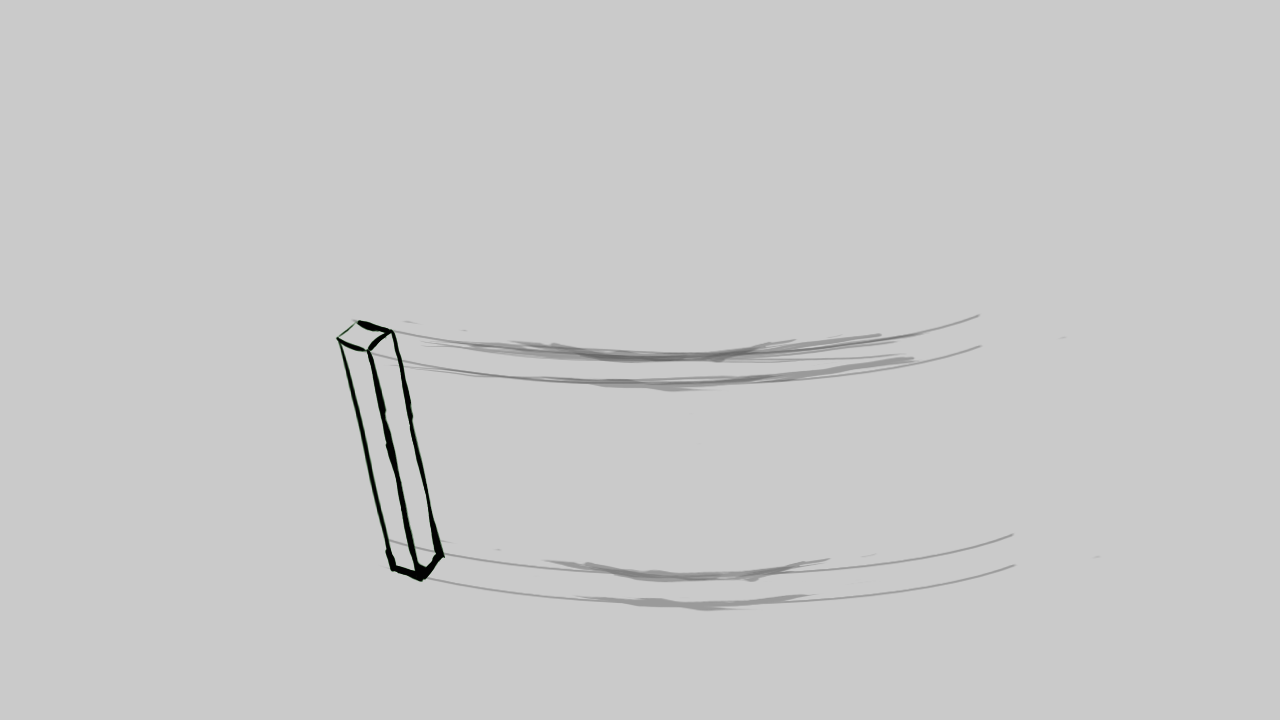
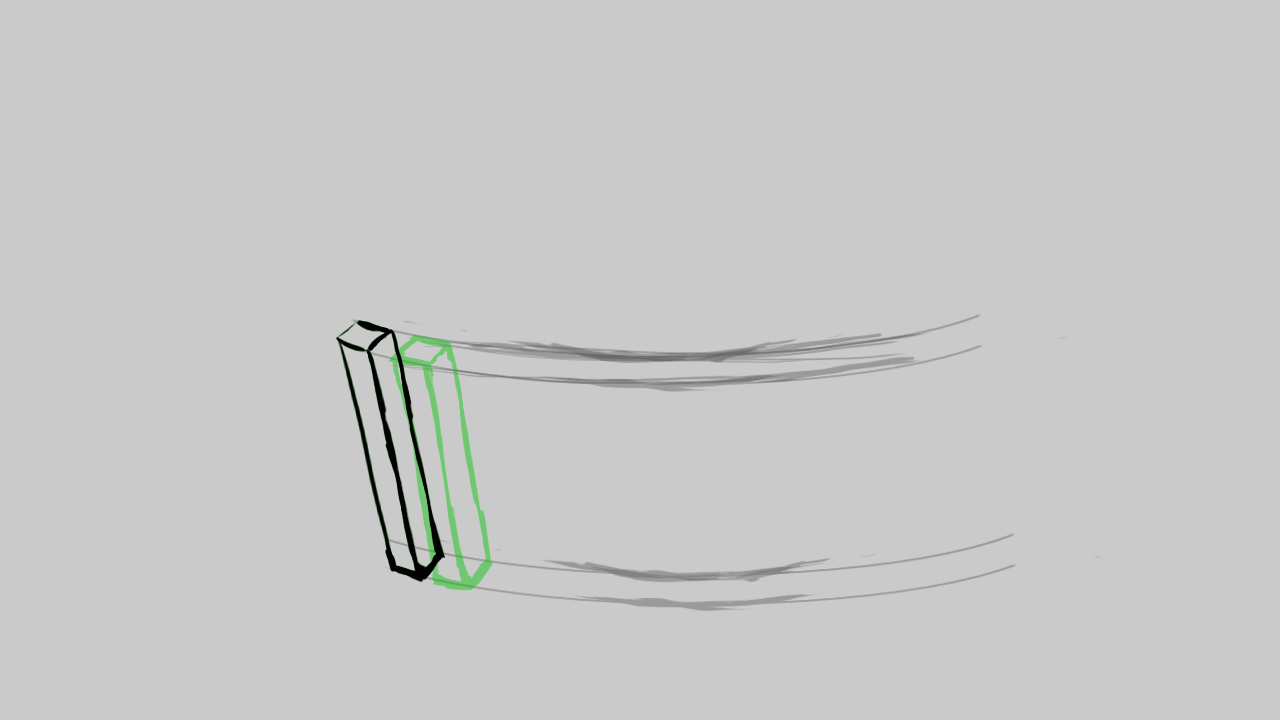
The second w=1280, h=720 image is a revision of the first. Changes to its layers:
painted on "Torch Anim" over [339,334,493,591]
painted on "Layer 3" over [339,334,493,591]
